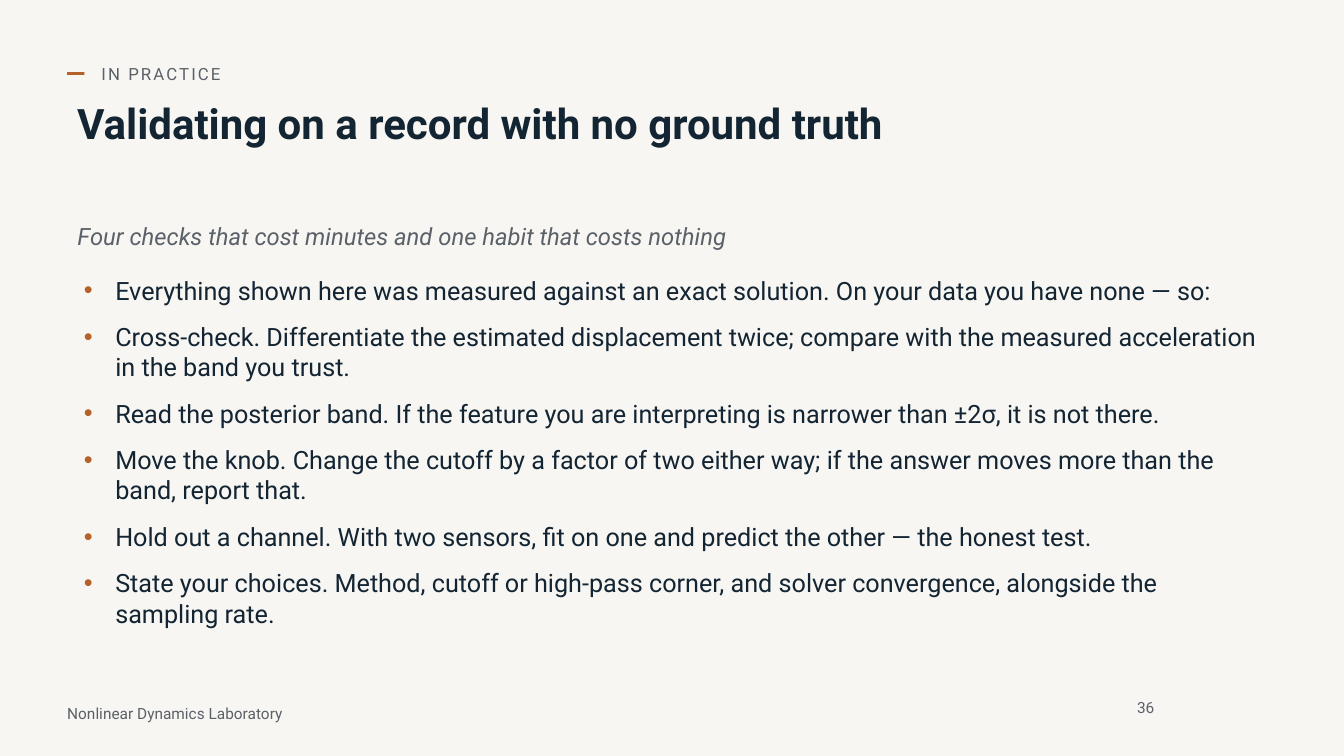
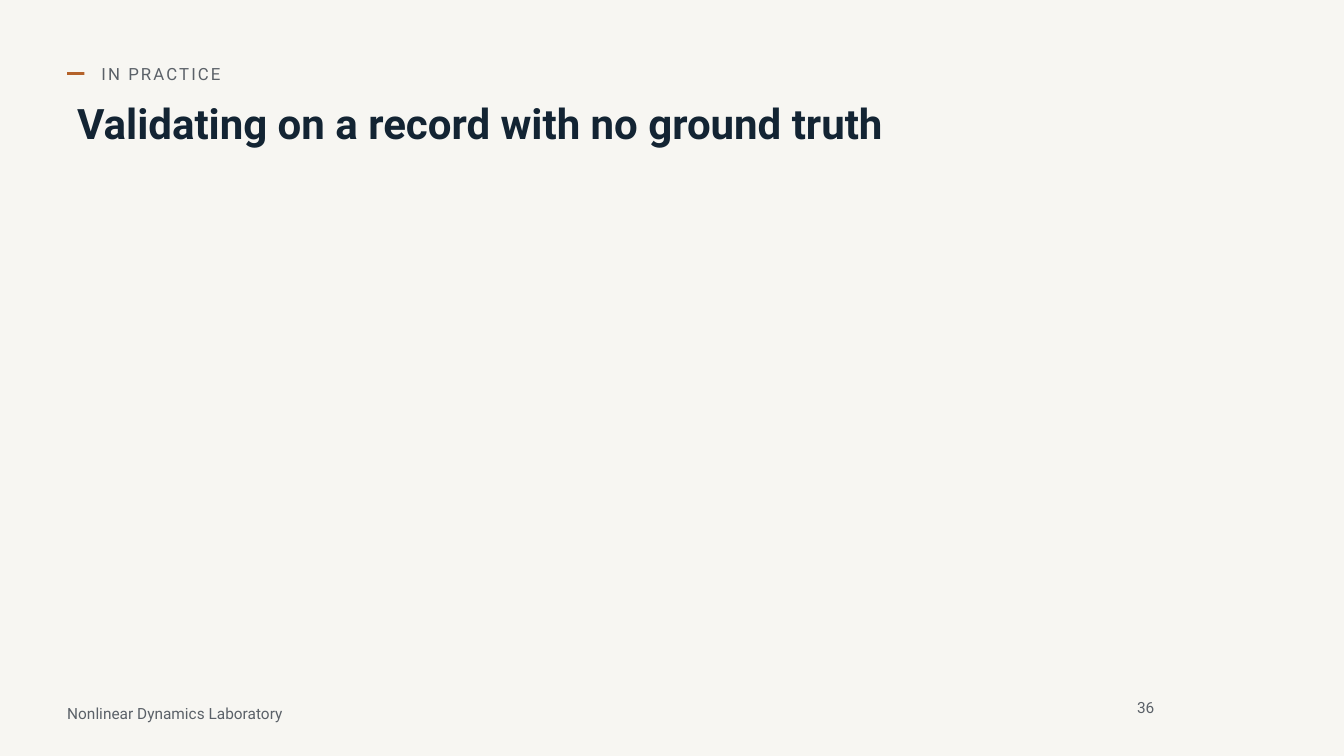
Before and after one commit to nld-uri/kinematics-toolbox, a slide deck: slide 36 of talk/differentiation_integration_talk.pptx. Drawn at 1344x756 pixels with LibreOffice and Linux fonts; fonts in the diff are those of the drawing; grey boxes stand for pictures; background and template pictures are left out. Boxes give left, top, right and bottom in pixels: in the first picture for what was removed or moved away, otherwise in the second. Text is boxed around its words. In the diff, an @@ line names an element or a change of style, - is before the commit and + after.

```diff
--- a/talk/differentiation_integration_talk.pptx
+++ b/talk/differentiation_integration_talk.pptx
@@ text removed at bbox=[77, 227, 1256, 629] @@
-Four checks that cost minutes and one habit that costs nothing
-• Everything shown here was measured against an exact solution. On your data you have none — so:
-• Cross-check. Differentiate the estimated displacement twice; compare with the measured acceleration in the band you trust.
-• Read the posterior band. If the feature you are interpreting is narrower than ±2σ, it is not there.
-• Move the knob. Change the cutoff by a factor of two either way; if the answer moves more than the band, report that.
-• Hold out a channel. With two sensors, fit on one and predict the other — the honest test.
-• State your choices. Method, cutoff or high-pass corner, and solver convergence, alongside the sampling rate.
```
Also in this commit, not shown: 18 other slides changed, 1 other file.
